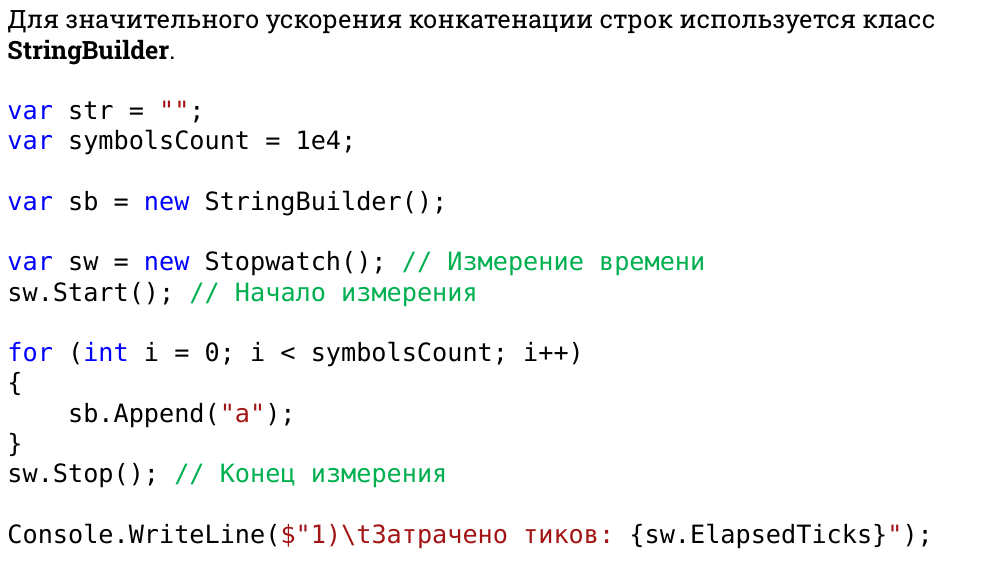
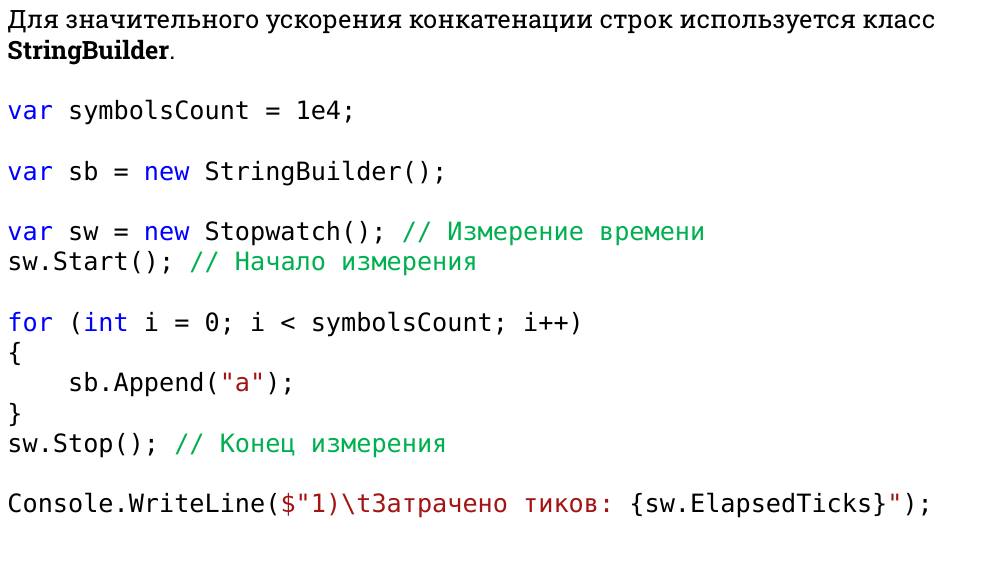
Before and after one commit to DaniilKlyukin/ITiP-1, a slide deck: slide 30 of Лекции/ИТиП лек 3 (лр 3, практическая 2).pptx. Drawn at 1008x567 pixels with LibreOffice and Linux fonts; fonts in the diff are those of the drawing. Boxes give left, top, right and bottom in pixels: in the first picture for what was removed or moved away, otherwise in the second. Text is boxed around its words. In the diff, an @@ line names an element or a change of style, - is before the commit and + after.

```diff
--- a/Лекции/ИТиП лек 3 (лр 3, практическая 2).pptx
+++ b/Лекции/ИТиП лек 3 (лр 3, практическая 2).pptx
@@ text at <box>7,101,114,120</box>: paragraph removed @@
-var str = "";
```
Also in this commit, not shown: 1 other slide changed, 2 slides removed.
